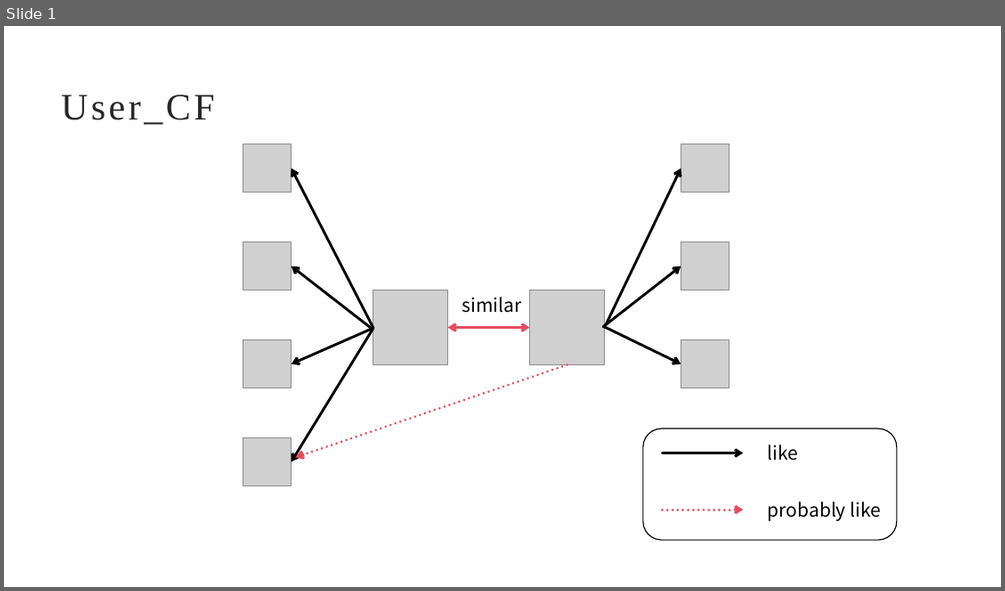
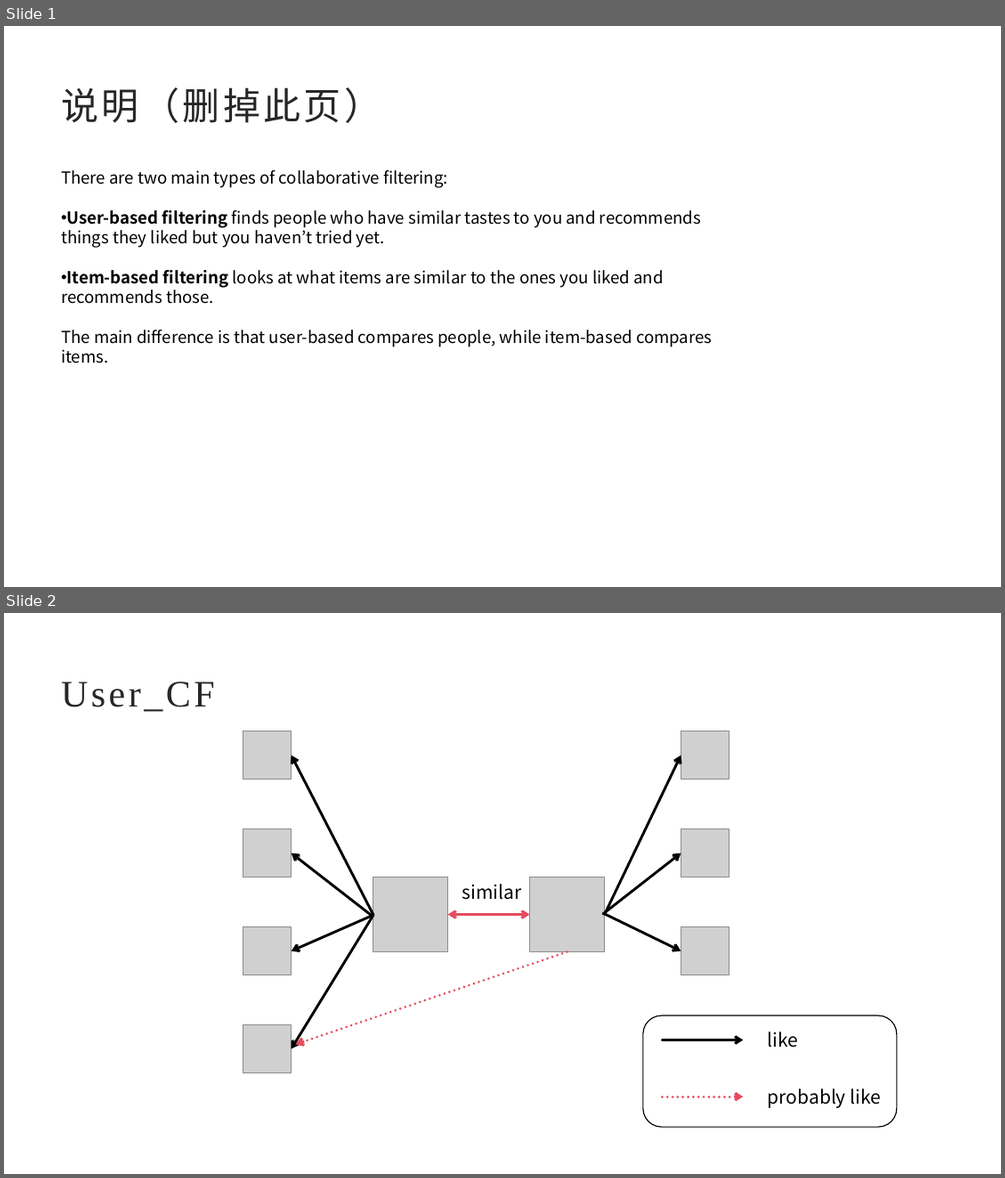
Before and after one commit to russcheems/RecSys_Tut, a slide deck: week1.pptx. Shown one above the other, each under a label of ours: slide 1 before the commit, slides 1 and 2 after it. The pictures are 1005x591 and 1005x1178 pixels, drawn with LibreOffice and Linux fonts; fonts in the diff are those of the drawing; grey boxes stand for pictures. Boxes give left, top, right and bottom in pixels: in the first picture for what was removed or moved away, otherwise in the second. Text is boxed around its words. In the diff, an @@ line names an element or a change of style, - is before the commit and + after.

Commit message:
docs: 更新week1.pptx演示文稿

```diff
--- a/week1.pptx
+++ b/week1.pptx
@@ slide 1 added at [4,26,1001,587], background #FFFFFF @@
@@ title added at [61,87,381,123], 36 pt, text #262626 @@
+说明（删掉此页）
@@ text added at [61,170,712,363], 16 pt, text #000000 @@
+There are two main types of collaborative filtering:
+• User-based filtering finds people who have similar tastes to you and recommends things they liked but you haven’t tried yet.
+• Item-based filtering looks at what items are similar to the ones you liked and recommends those.
+The main difference is that user-based compares people, while item-based compares items.
@@ what was slide 1 is now slide 2 @@
```
